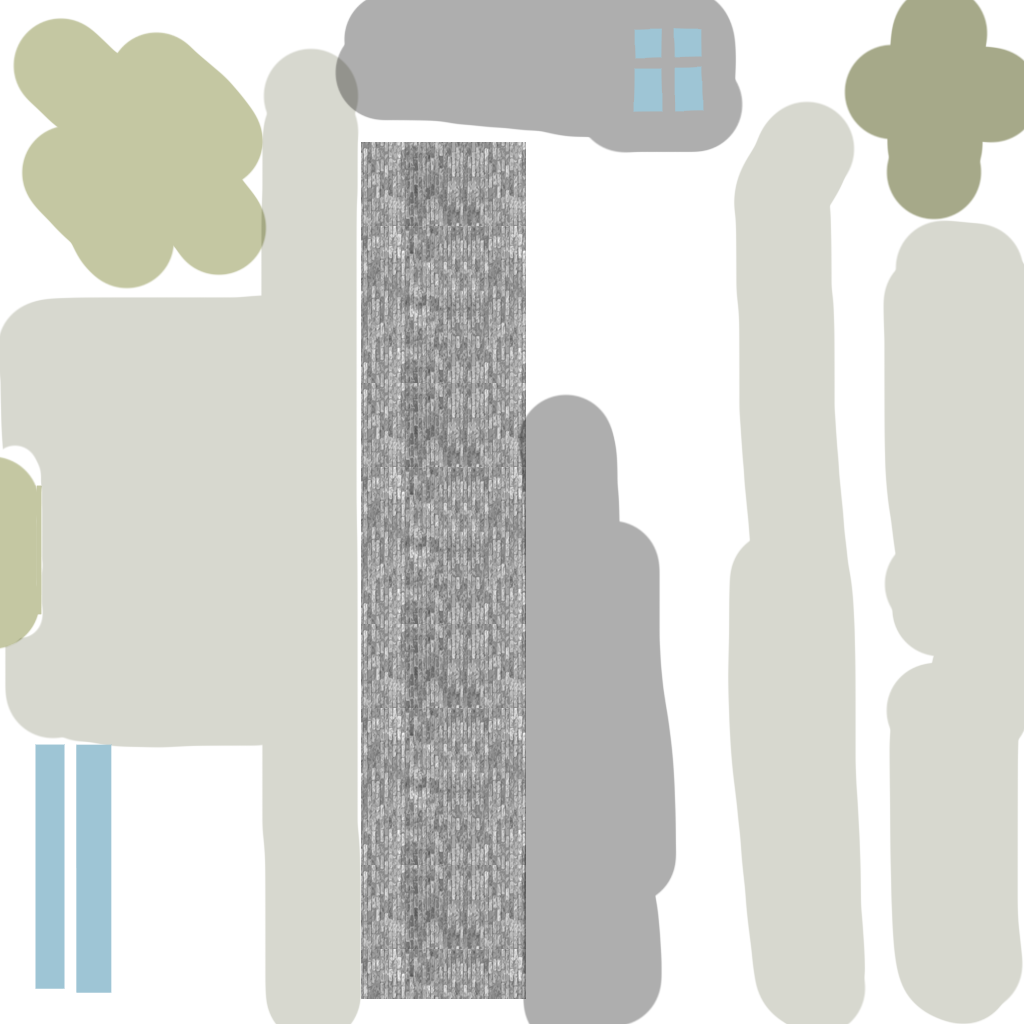
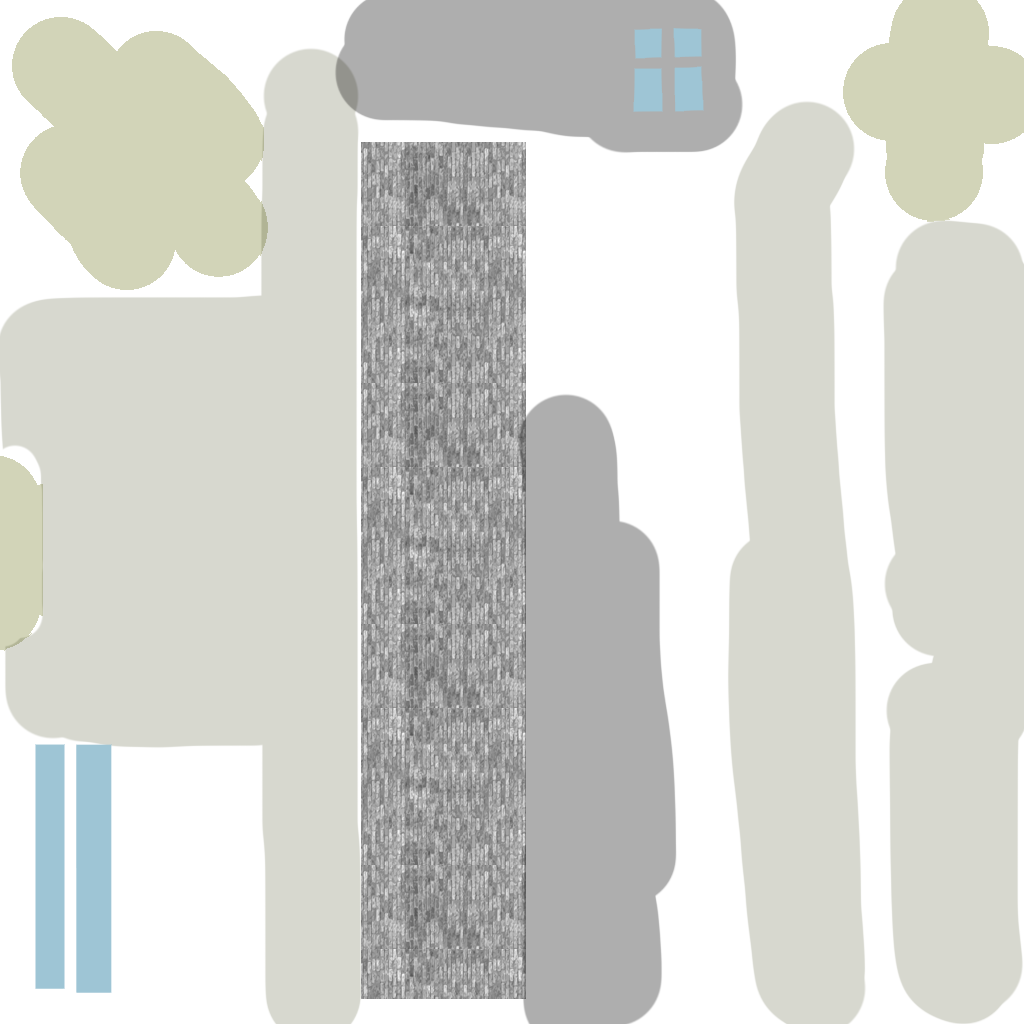
Layers edited between the first and the second 1024×1024 image:
painted on "Muro Oscuro" over bbox(0, 17, 268, 651)
painted on "Cubierta" over bbox(843, 0, 1024, 222)
